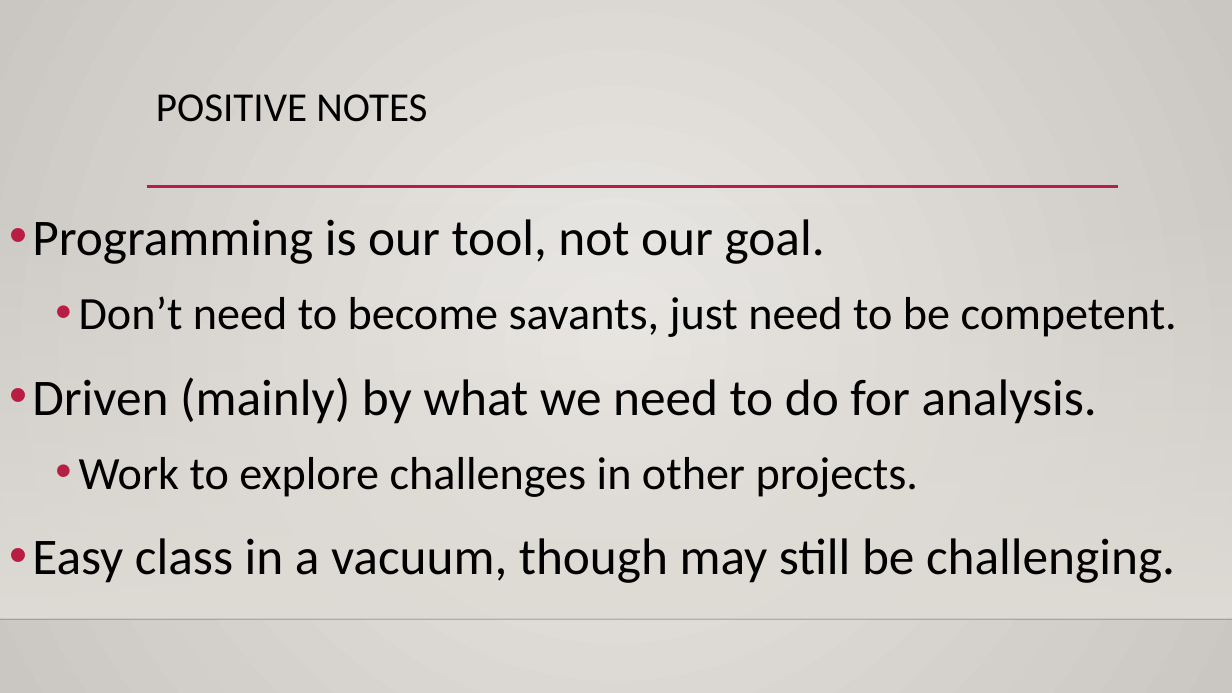
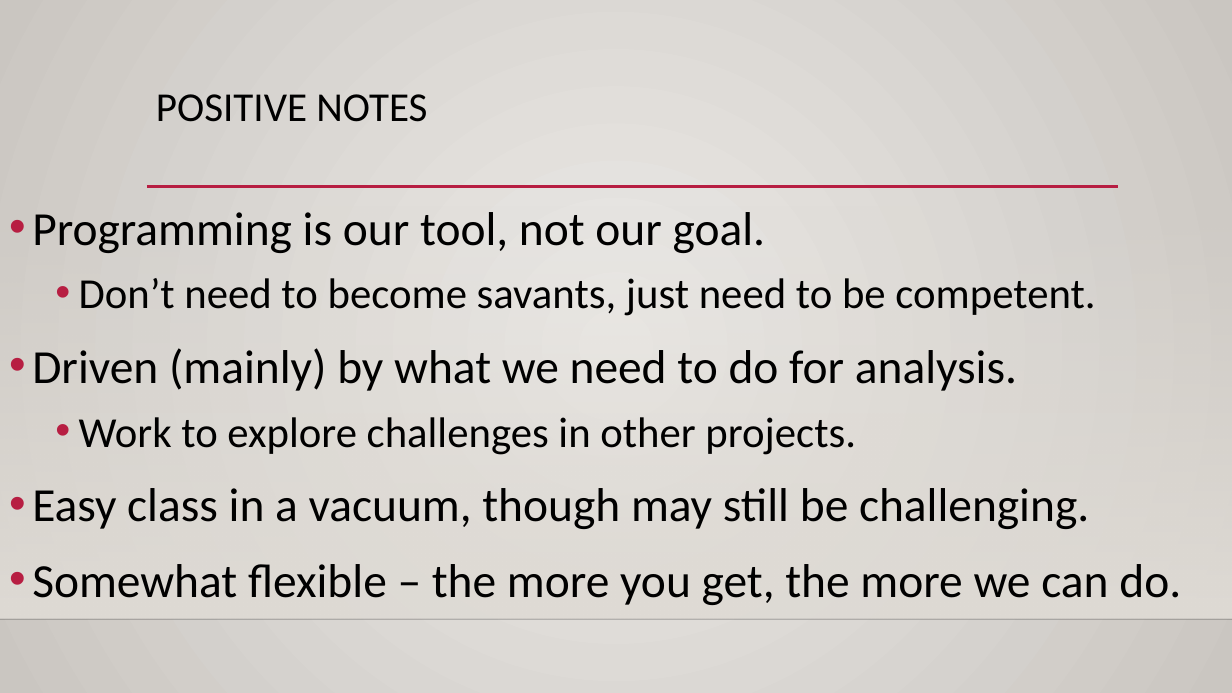
Before and after one commit to AkeemSemperDataScience/Programming_Basics_for_Machine_Learning_Students, a slide deck: slide 11 of reference_material/slides/001_intro_setup.pptx (slide 9 before the commit). Drawn at 1232x693 pixels with LibreOffice and Linux fonts; fonts in the diff are those of the drawing; background and template pictures are left out. Boxes give left, top, right and bottom in pixels: in the first picture for what was removed or moved away, otherwise in the second. Text is boxed around its words. In the diff, an @@ line names an element or a change of style, - is before the commit and + after.

```diff
--- a/reference_material/slides/001_intro_setup.pptx
+++ b/reference_material/slides/001_intro_setup.pptx
@@ text at (32,212,1095,529): size 40 to 37 pt in "Programming is our tool, not our goal.", "Driven (mainly) by what we need to ...", "Easy class in a vacuum, though may ..."; size 36 to 33.3 pt in "Don’t need to become savants, just need ...", "Work to explore challenges in other projects."; line spacing 1.2 to 1.1 @@
@@ text at (32,564,1181,605): paragraph added @@
+• Somewhat flexible – the more you get, the more we can do.
```
Also in this commit, not shown: 3 other slides changed, 9 slides added.
